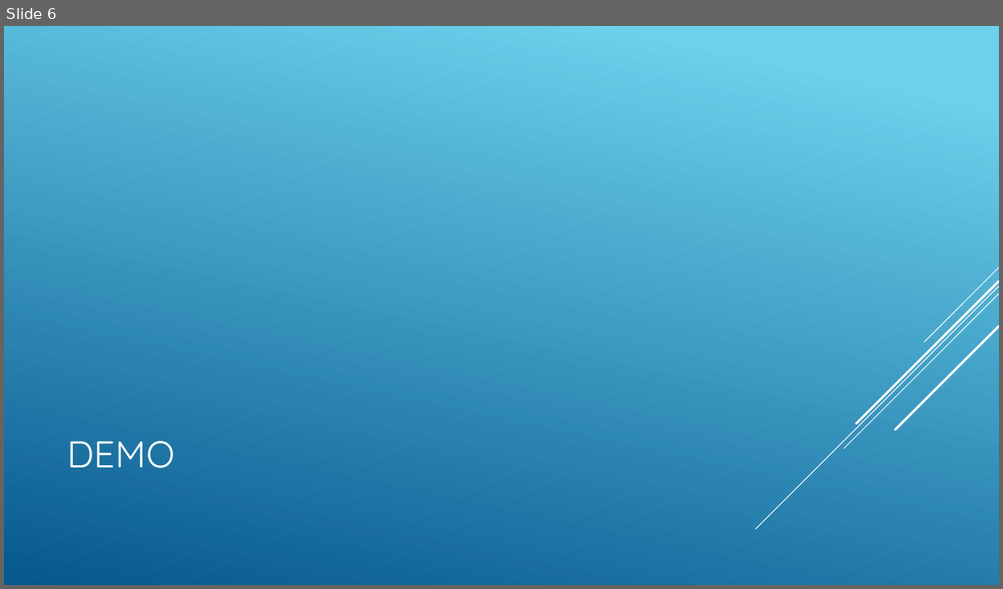
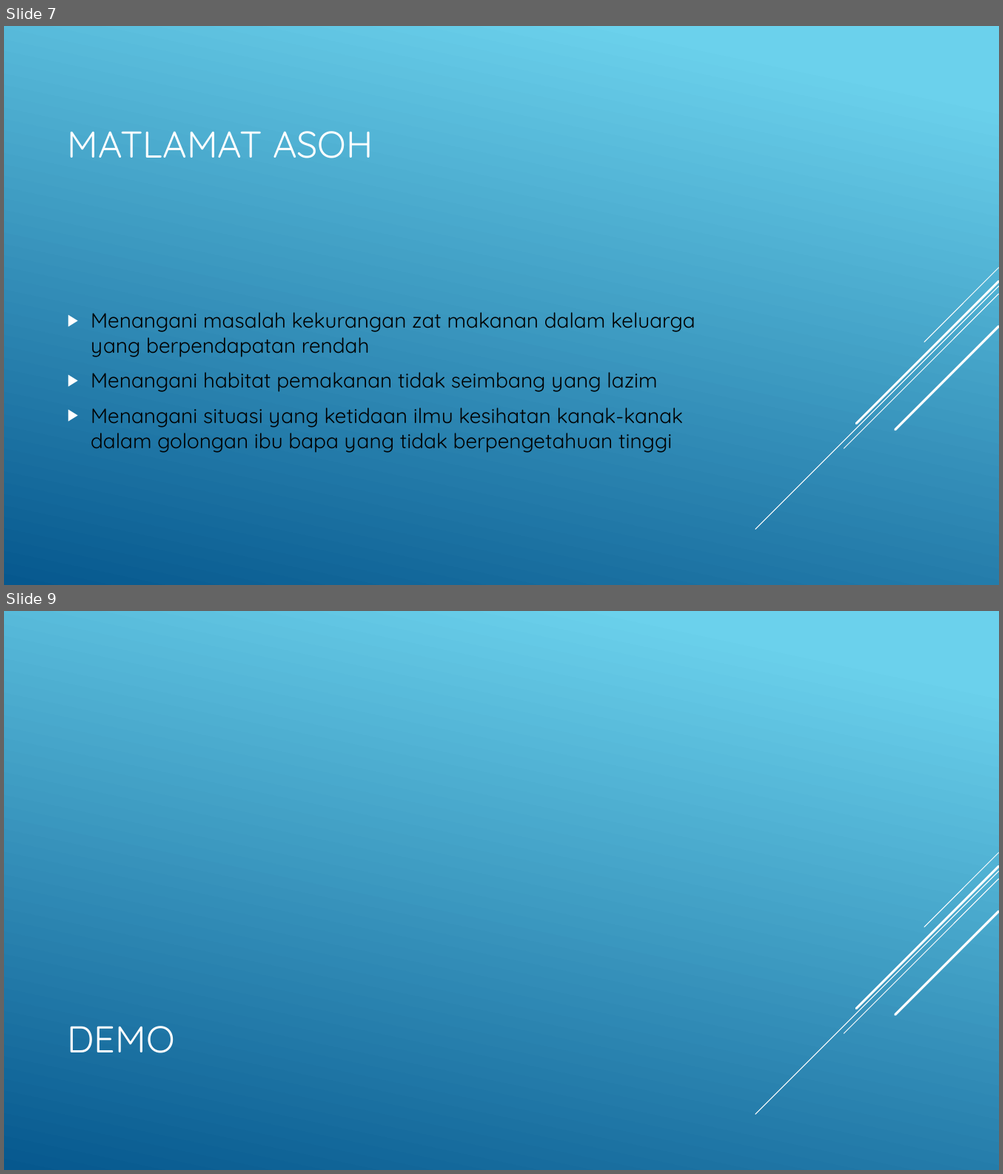
Before and after one commit to knazran/asoh, a slide deck: Design_Draft.pptx. Shown one above the other, each under a label of ours: slide 6 before the commit, slides 7 and 9 after it; the slides between them are not shown. The pictures are 1003x589 and 1003x1174 pixels, drawn with LibreOffice and Linux fonts; fonts in the diff are those of the drawing. Boxes give left, top, right and bottom in pixels: in the first picture for what was removed or moved away, otherwise in the second. Text is boxed around its words. In the diff, an @@ line names an element or a change of style, - is before the commit and + after.

```diff
--- a/Design_Draft.pptx
+++ b/Design_Draft.pptx
@@ slide 7 added at <box>4,26,999,585</box>, background gradient #6ED2EB to #06588E; not listed: 5 template elements that a slide beside it also shows @@
@@ title added at <box>68,131,373,158</box>, 36 pt, text #FFFFFF @@
+MATLAMAT ASOH
@@ text added at <box>91,312,695,453</box>, 20 pt, text #000000 @@
+▶ Menangani masalah kekurangan zat makanan dalam keluarga yang berpendapatan rendah
+▶ Menangani habitat pemakanan tidak seimbang yang lazim
+▶ Menangani situasi yang ketidaan ilmu kesihatan kanak-kanak dalam golongan ibu bapa yang tidak berpengetahuan tinggi
@@ what was slide 6 is now slide 9 @@
```
Also in this commit, not shown: 2 slides changed, 4 other slides added.
